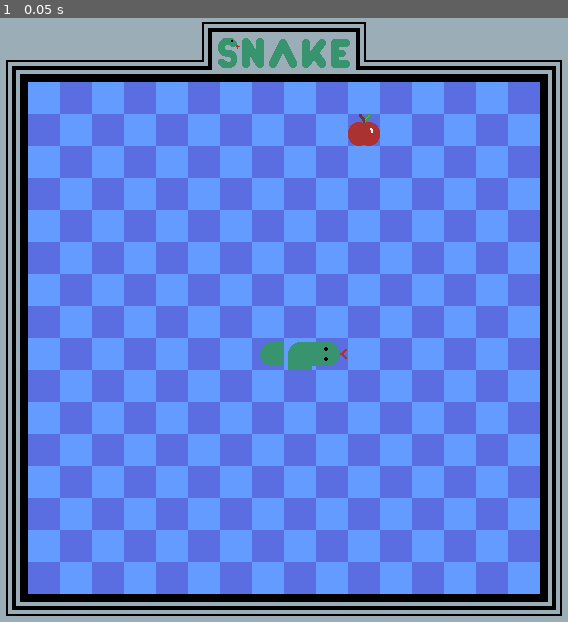
Above: before the commit, frame 1.
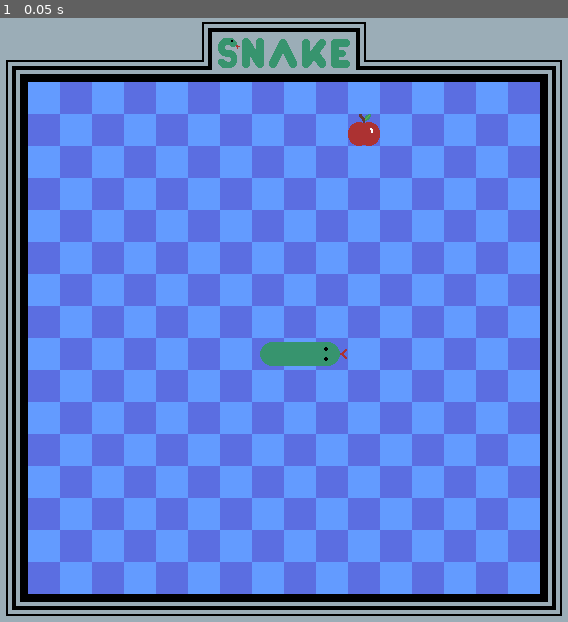
Above: after the commit, the same moment.

Repository: conor-wilson/snake
Game: Godot game, scene res://scenes/snake.tscn
Same seed, same stepped clock (60 frames per second), same inputs: the game is played once before the commit and once after it. This scene is started directly instead of the project's main scene.
Inputs:
- Up to frame 1 (0.05 s): no input

The runs differ from the first frame. In frame 1, less than 0.1% of the frame differs, in the area x 50-55%, y 53-59%.

Commit message:
Added set_body_cell() func to TileMap script

Diff:
--- a/scenes/snake.gd
+++ b/scenes/snake.gd
@@ -1,18 +1,15 @@
 extends TileMap
 
-
-var snakeTiles : Array
+# TODO:
+#var snakeTiles : Array
 
 
 # Called when the node enters the scene tree for the first time.
 func _ready():
 
-	snakeTiles = [Vector2i(11, 10), Vector2i(10, 10), Vector2(9, 10)]
+	var snakeTiles : Array = [Vector2i(11, 10), Vector2i(10, 10), Vector2(9, 10)]
 	renderNewSnake(snakeTiles)
 
-	#set_head_cell(Vector2(11, 10), Vector2.RIGHT)
-	#set_straight_cell(Vector2(10, 10), Vector2.RIGHT)
-	#set_tail_cell(Vector2(9, 10), Vector2.RIGHT)
 	set_apple_cell()
 
 
@@ -22,7 +19,7 @@
 
 	var len = snakeTiles.size()
 	for i in range(len-2):
-		set_body_cell(snakeTiles[i+1], Vector2.DOWN, Vector2.RIGHT)
+		set_body_cell(snakeTiles[i+1], Vector2.LEFT, Vector2.RIGHT)
 
 	set_tail_cell(snakeTiles[len-1], Vector2.RIGHT)
 
